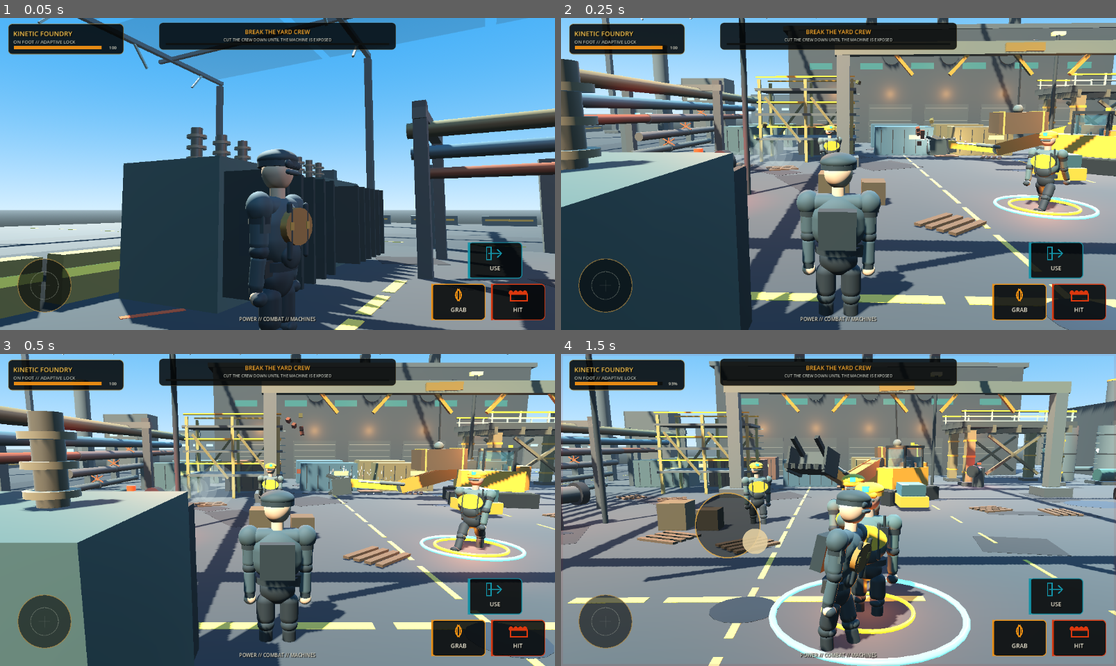
Above: before the commit, frames 1-4 (two rows, left to right).
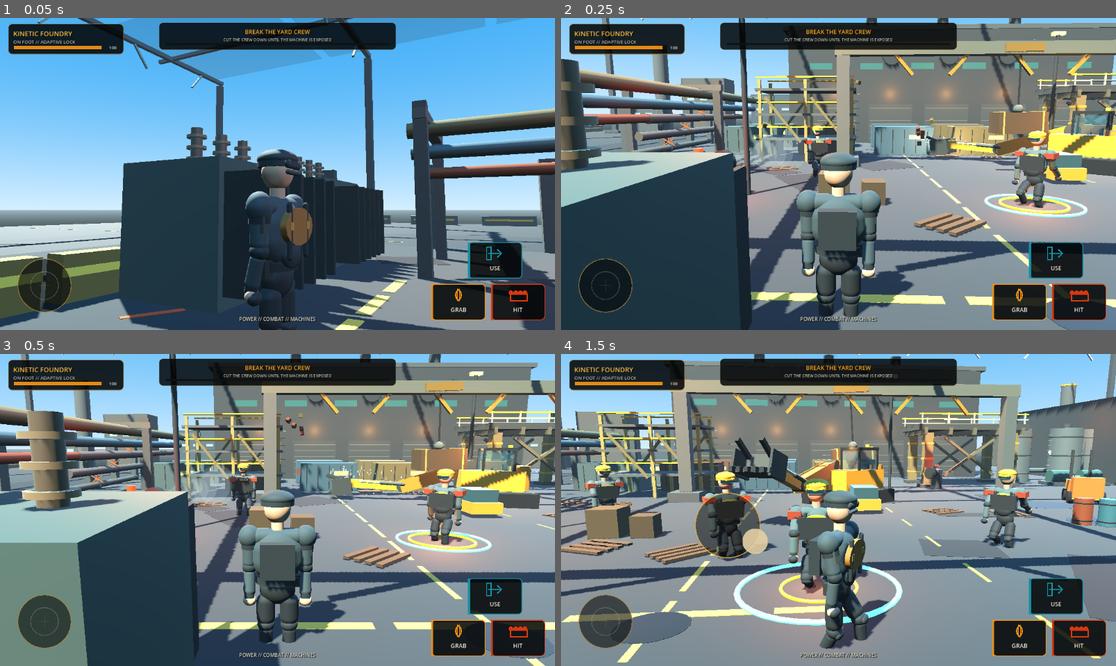
Above: after the commit, the same moments.

Repository: IssisX/kinetic-foundry-
Game: Godot game, scene res://Main.tscn
Two runs of this game, one before a commit and one after it. Both use one fixed random seed, a clock stepped at 60 frames per second and the inputs below.
Inputs (mouse positions are in pixels of both pictures, inside the frame that each line leads up to):
- Up to frame 1 (0.05 s): no input
- Up to frame 2 (0.25 s): no input
- Up to frame 3 (0.5 s): no input
- Up to frame 4 (1.5 s): move the mouse to (960, 494) at 0.52 s; hold D 0.53-1.25 s; hold E 0.53-1.25 s; click (960, 494) at 0.67 s; drag from (727, 525) to (810, 572) at 1.27 s

The runs differ from the first frame. In frame 1, 0.2% of the frame differs, in the area x 43-55%, y 73-100%; in frame 2, 3.0%; in frame 3, 4.3%; in frame 4, 54%, in the area x 0-100%, y 0-100%.

Commit message:
Route player and enemies through analytic gait solver

Diff:
--- a/scripts/enemy.gd
+++ b/scripts/enemy.gd
@@ -2,7 +2,7 @@
 extends CharacterBody3D
 
 const GeomUtil = preload("res://scripts/geom.gd")
-const HumanoidRigScript = preload("res://scripts/humanoid_rig.gd")
+const HumanoidRigScript = preload("res://scripts/humanoid_motion.gd")
 const ImpactFx = preload("res://scripts/impact_fx.gd")
 
 var target: Node3D
--- a/scripts/player.gd
+++ b/scripts/player.gd
@@ -2,7 +2,7 @@
 extends CharacterBody3D
 
 const GeomUtil = preload("res://scripts/geom.gd")
-const HumanoidRigScript = preload("res://scripts/humanoid_rig.gd")
+const HumanoidRigScript = preload("res://scripts/humanoid_motion.gd")
 
 signal request_machine_entry(player)
 
